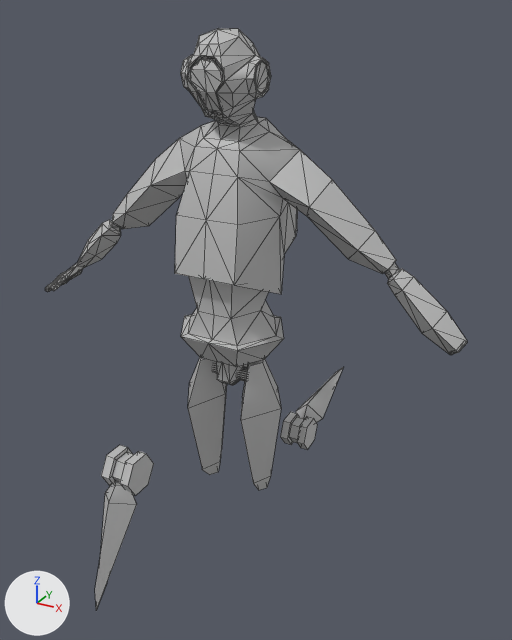
The FBX model Assets/Woody/full_robo.fbx: old version first, new version second.
Both versions are drawn from a camera (50 mm lens) standing at (0.0418, -0.0704, 0.0776) and looking at (0.0015, 0.0029, 0.0409). Arrows for +X, +Y and +Z are at lower left; the lights stay in place. Mesh edges are drawn as thin lines. Where no turn or scale is listed for an object, it has been applied to the vertices.
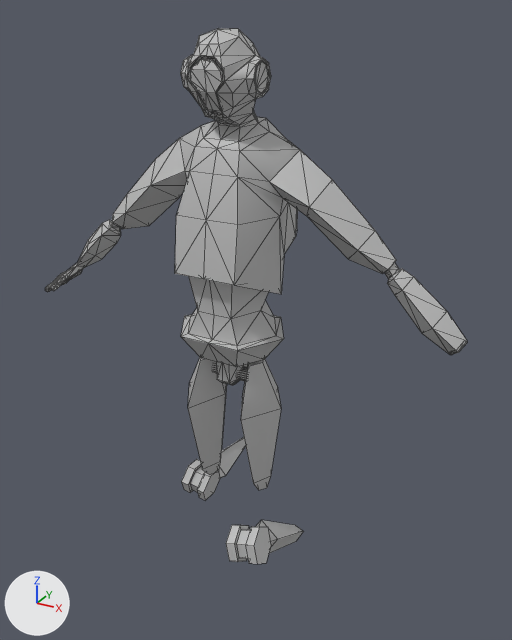
Scene script edits in JSON lines:
```json
{"op": "set", "path": "ob_pcylinder8.location", "old": "(-0.0054, -0.0177, 0.0288)", "new": "(-0.0084, 0.0016, 0.0141)"}
{"op": "set", "path": "ob_pcylinder8.rotation_euler", "old": "(1.581, -1.087, 1.564)", "new": "(-1.734, -0.0622, -1.553)", "note": "degrees (91, -62, 90) -> degrees (-99, -3.6, -89)"}
{"op": "set", "path": "ob_pcylinder5.location", "old": "(0.0023, 0.0123, 0.0197)", "new": "(0.0066, -0.0106, 0.0171)"}
{"op": "set", "path": "ob_pcylinder5.rotation_euler", "old": "(1.571, -0.251, 1.571)", "new": "(1.312, 0.492, 1.54)", "note": "degrees (90, -14, 90) -> degrees (75, 28, 88)"}
```

What differs and where, as boxes (x1, y1, x2, y2) in the pictures (512 x 640 px):
```json
{"object": "pCylinder9", "change": "moved, turned", "before": [95, 481, 137, 610], "after": [219, 437, 246, 478]}
{"object": "pCylinder8", "change": "moved, turned", "before": [101, 445, 154, 495], "after": [182, 459, 220, 501]}
{"object": "pCylinder5", "change": "moved, turned", "before": [280, 412, 317, 450], "after": [226, 525, 271, 564]}
{"object": "pCylinder14", "change": "moved, turned", "before": [296, 367, 343, 423], "after": [256, 520, 304, 553]}
```
